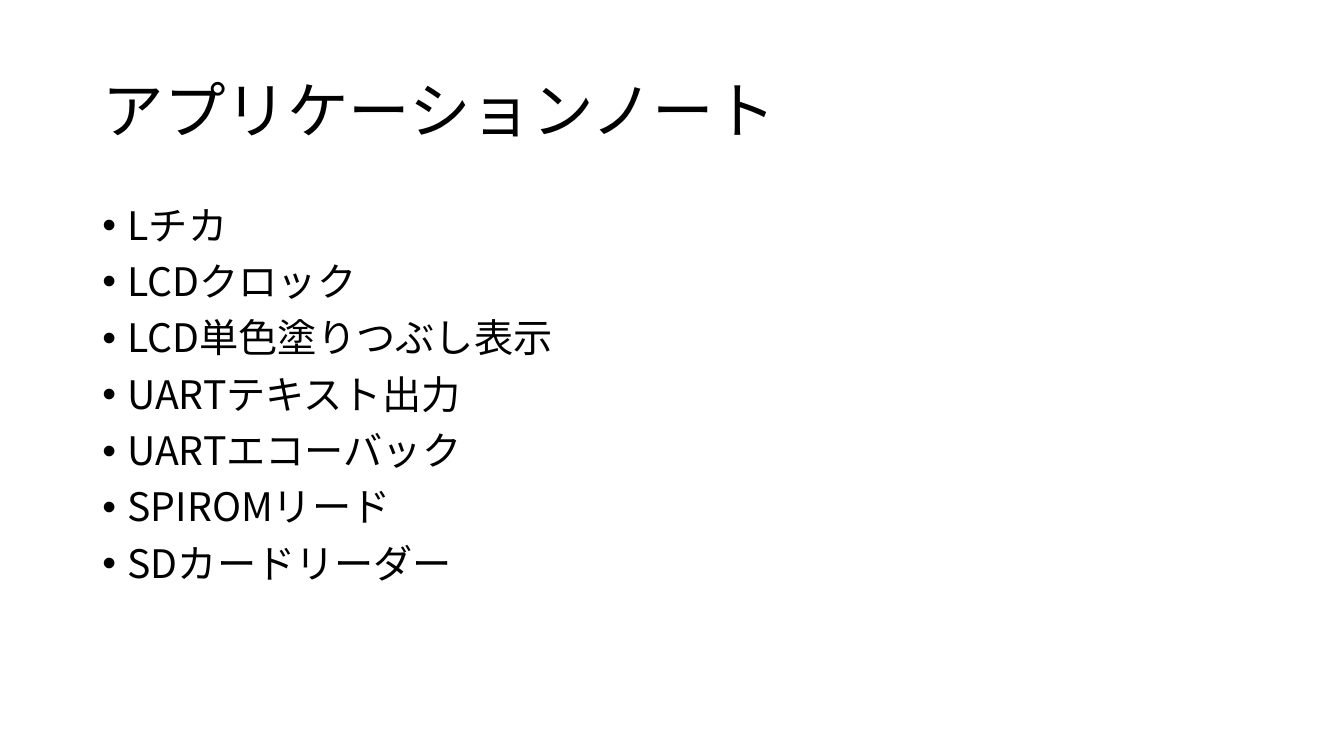
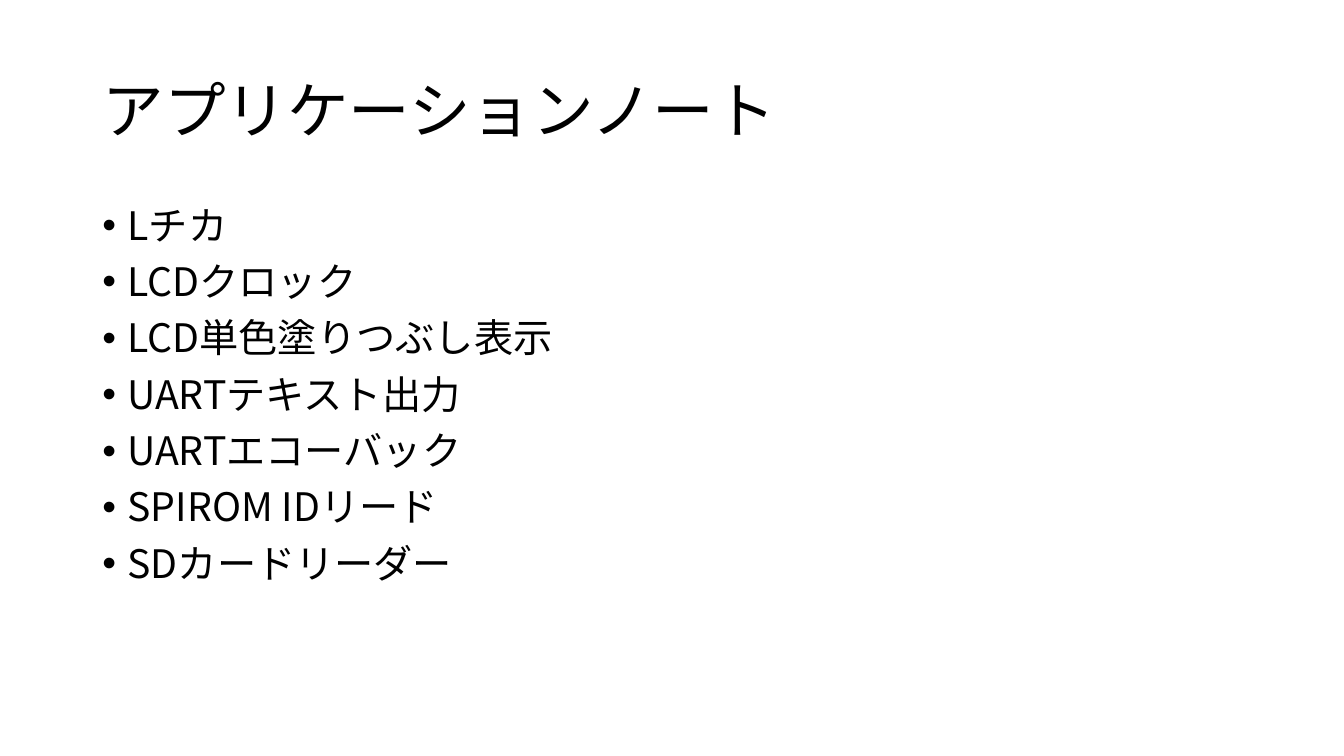
Before and after one commit to moku828/sh7262_an, a slide deck: slide 2 of SH7262アプリケーションノート.pptx. Drawn at 1344x756 pixels with LibreOffice and Linux fonts; fonts in the diff are those of the drawing. Boxes give left, top, right and bottom in pixels: in the first picture for what was removed or moved away, otherwise in the second. Text is boxed around its words. In the diff, an @@ line names an element or a change of style, - is before the commit and + after.

Commit message:
Add spiromid

```diff
--- a/SH7262アプリケーションノート.pptx
+++ b/SH7262アプリケーションノート.pptx
@@ text at (x1=128, y1=491, x2=438, y2=523): text changed @@
-• SPIROMリード
+• SPIROM IDリード
```
Also in this commit, not shown: 5 slides added, 5 other files.
